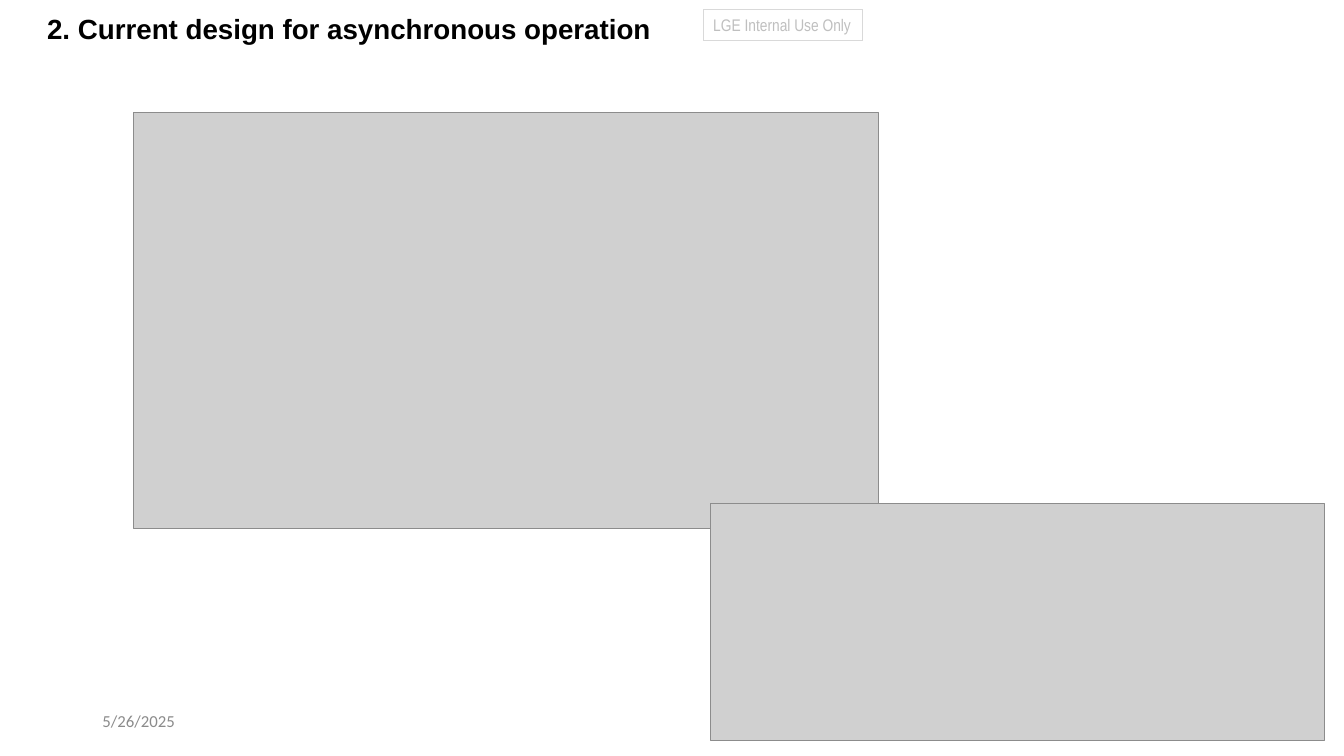
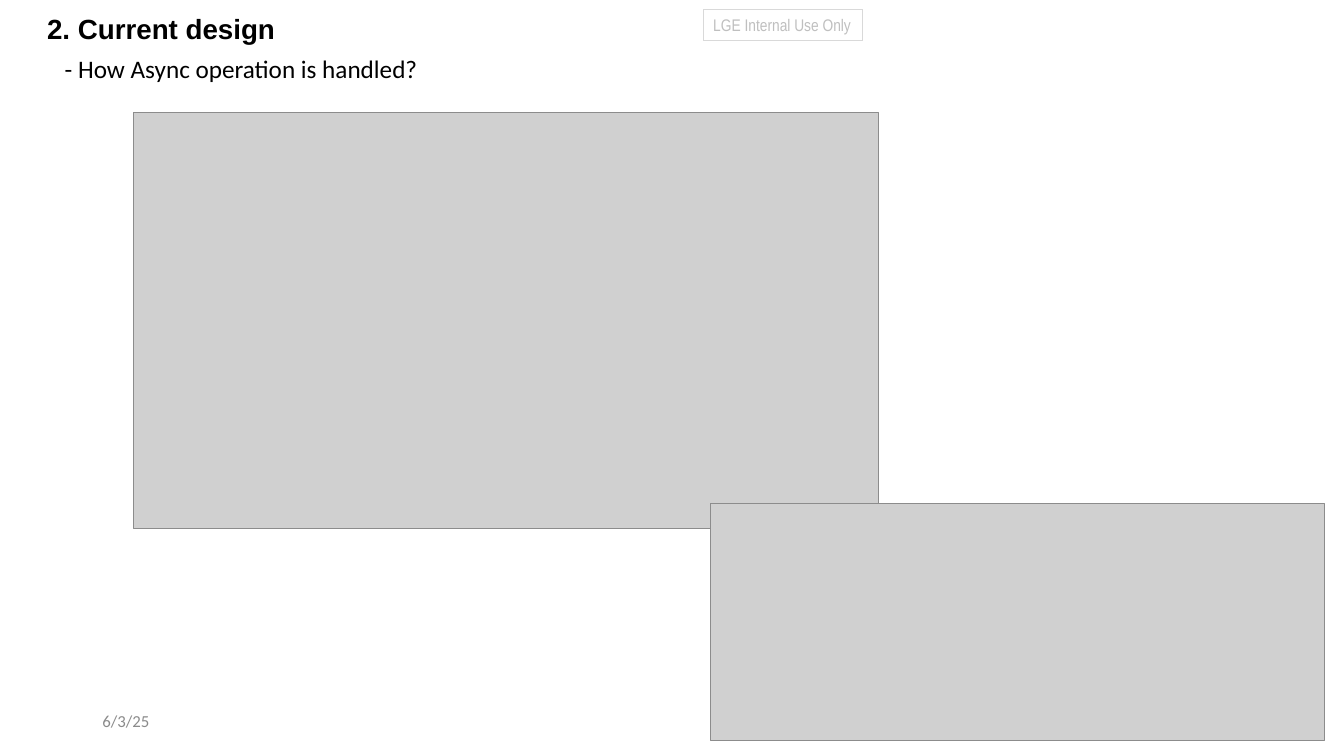
Before and after one commit to taikt/codefun, a slide deck: slide 5 of cpp/pattern/dispatcher_copilot/doc/sw_task.pptx. Drawn at 1344x756 pixels with LibreOffice and Linux fonts; fonts in the diff are those of the drawing; grey boxes stand for pictures. Boxes give left, top, right and bottom in pixels: in the first picture for what was removed or moved away, otherwise in the second. Text is boxed around its words. In the diff, an @@ line names an element or a change of style, - is before the commit and + after.

```diff
--- a/cpp/pattern/dispatcher_copilot/doc/sw_task.pptx
+++ b/cpp/pattern/dispatcher_copilot/doc/sw_task.pptx
@@ title at bbox=[47, 19, 275, 45]: text changed @@
-2. Current design for asynchronous operation
+2. Current design
@@ text added at bbox=[78, 60, 417, 82], 18 pt, text #000000 @@
+- How Async operation is handled?
@@ text at bbox=[102, 715, 149, 728]: text changed @@
-5/26/2025
+6/3/25
```
Also in this commit, not shown: 15 other slides changed, 1 slide added.
